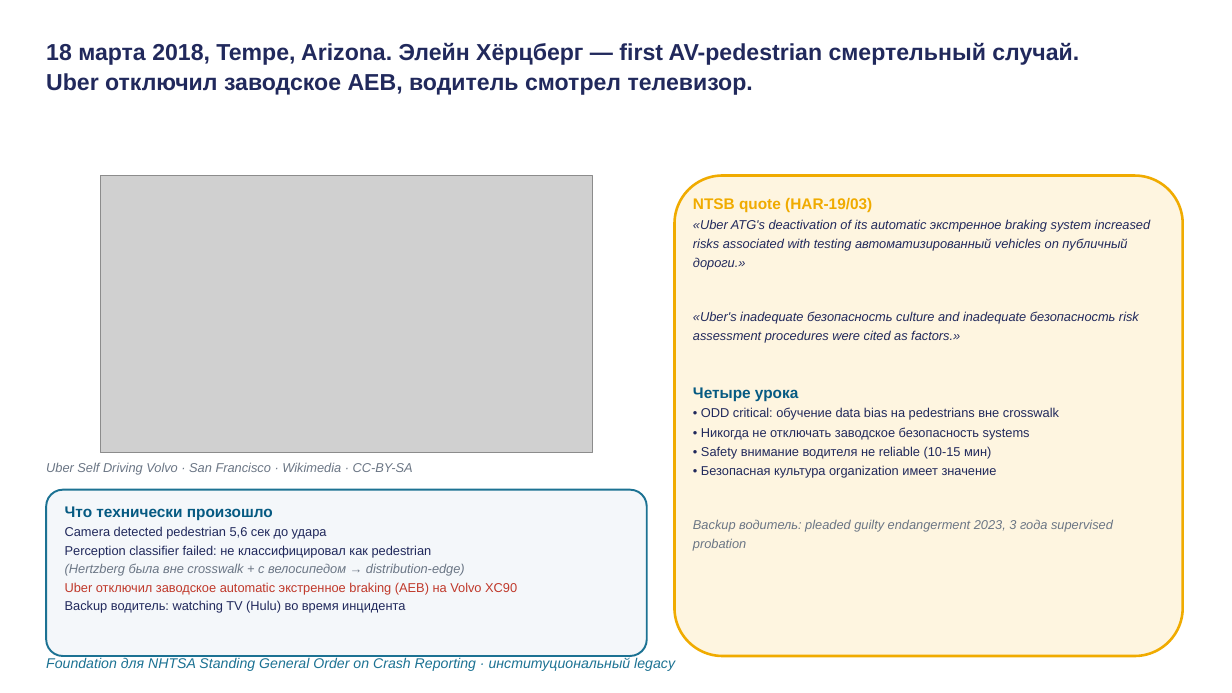
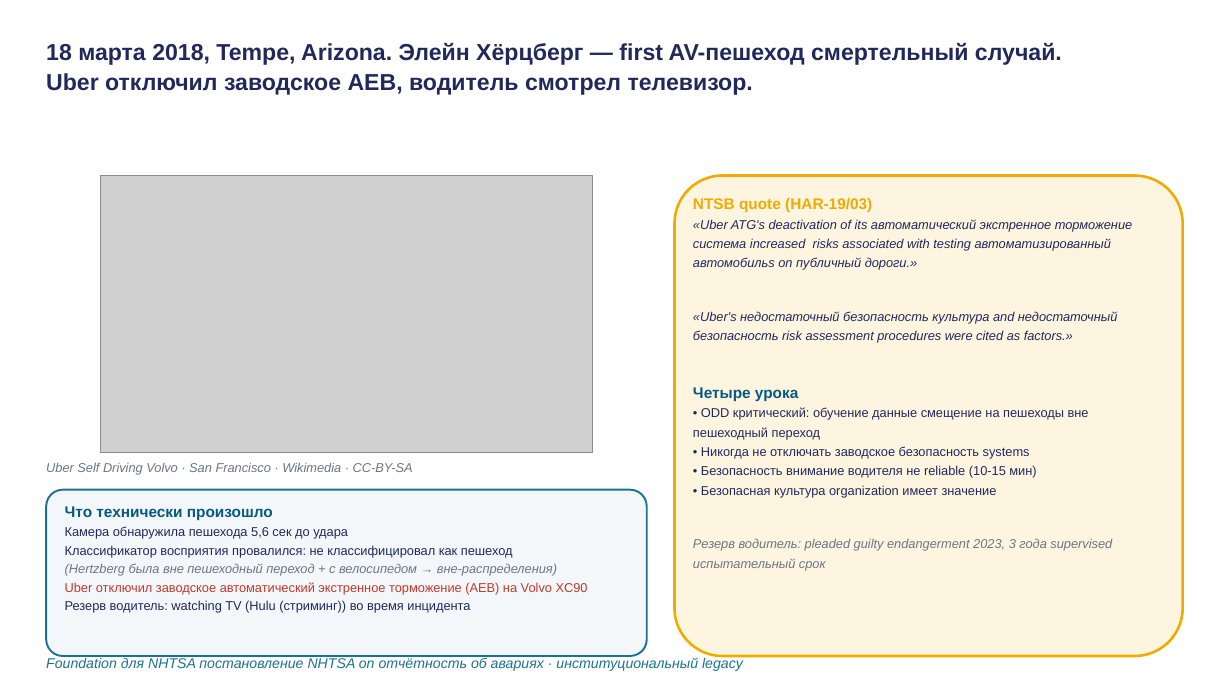
Before and after one commit to tellina-study/AI-usage-lessons, a slide deck: slide 30 of library/lectures/lec-13/rendered/lec-13.pptx. Drawn at 1232x693 pixels with LibreOffice and Linux fonts; fonts in the diff are those of the drawing; grey boxes stand for pictures. Boxes give left, top, right and bottom in pixels: in the first picture for what was removed or moved away, otherwise in the second. Text is boxed around its words. In the diff, an @@ line names an element or a change of style, - is before the commit and + after.

```diff
--- a/library/lectures/lec-13/rendered/lec-13.pptx
+++ b/library/lectures/lec-13/rendered/lec-13.pptx
@@ text at bbox=[46, 42, 1062, 95]: text changed @@
-18 марта 2018, Tempe, Arizona. Элейн Хёрцберг — first AV-pedestrian смертельный случай.
-Uber отключил заводское AEB, водитель смотрел телевизор.
+18 марта 2018, Tempe, Arizona. Элейн Хёрцберг — first AV-пешеход смертельный случай.
+Uber отключил заводское AEB, водитель смотрел телевизор.
@@ text at bbox=[693, 219, 1132, 343]: text changed @@
-«Uber ATG's deactivation of its automatic экстренное braking system increased risks associated with testing автоматизированный vehicles on публичный дороги.»
-«Uber's inadequate безопасность culture and inadequate безопасность risk assessment procedures were cited as factors.»
+«Uber ATG's deactivation of its автоматический экстренное торможение система increased risks associated with testing автоматизированный автомобильs on публичный дороги.»
+«Uber's недостаточный безопасность культура and недостаточный безопасность risk assessment procedures were cited as factors.»
@@ text at bbox=[693, 407, 1089, 440]: text changed @@
-• ODD critical: обучение data bias на pedestrians вне crosswalk
+• ODD критический: обучение данные смещение на пешеходы вне пешеходный переход
@@ text at bbox=[701, 465, 1036, 478]: text changed @@
-• Safety внимание водителя не reliable (10-15 мин)
+• Безопасность внимание водителя не reliable (10-15 мин)
@@ text at bbox=[65, 526, 588, 613]: text changed @@
-Camera detected pedestrian 5,6 сек до удара
-Perception classifier failed: не классифицировал как pedestrian
-(Hertzberg была вне crosswalk + с велосипедом → distribution-edge)
-Uber отключил заводское automatic экстренное braking (AEB) на Volvo XC90
-Backup водитель: watching TV (Hulu) во время инцидента
+Камера обнаружила пешехода 5,6 сек до удара
+Классификатор восприятия провалился: не классифицировал как пешеход
+(Hertzberg была вне пешеходный переход + с велосипедом → вне-распределения)
+Uber отключил заводское автоматический экстренное торможение (AEB) на Volvo XC90
+Резерв водитель: watching TV (Hulu (стриминг)) во время инцидента
@@ text at bbox=[693, 538, 1112, 571]: text changed @@
-Backup водитель: pleaded guilty endangerment 2023, 3 года supervised probation
+Резерв водитель: pleaded guilty endangerment 2023, 3 года supervised испытательный срок
@@ text at bbox=[46, 656, 743, 671]: text changed @@
-Foundation для NHTSA Standing General Order on Crash Reporting · институциональный legacy
+Foundation для NHTSA постановление NHTSA on отчётность об авариях · институциональный legacy
```
Also in this commit, not shown: 38 other slides changed, 9 other files.
